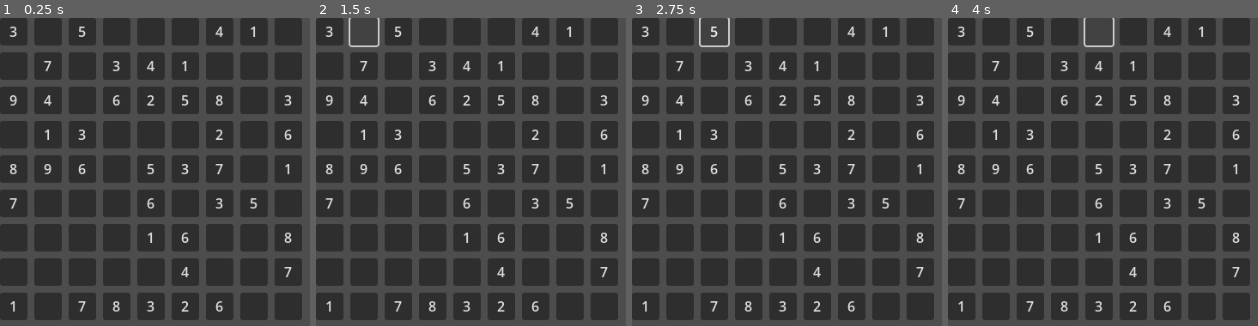
Above: before the commit, frames 1-4 (left to right).
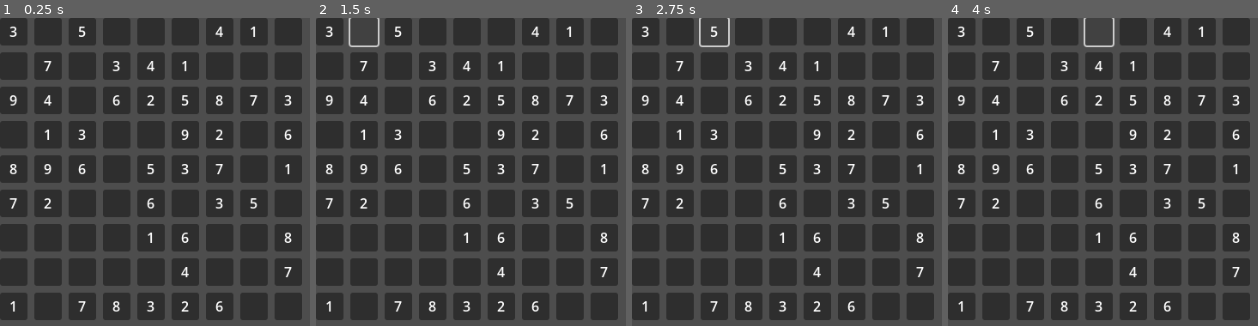
Above: after the commit, the same moments.

Repository: klaverse/sudoku
Game: Godot game, scene res://scenes/board.tscn
The game is run twice, just before and just after one commit, with the same random seed, the same clock (stepped at 60 frames per second) and the same inputs.
Inputs (mouse positions are in pixels of both pictures, inside the frame that each line leads up to):
- Up to frame 1 (0.25 s): no input
- Up to frame 2 (1.5 s): click "3" at 0.5 s; click (365, 30) at 1.27 s
- Up to frame 3 (2.75 s): click "5" at 2 s
- Up to frame 4 (4 s): click (1065, 30) at 2.77 s; click (1099, 30) at 3.52 s

The runs differ from the first frame. In frame 1, 0.8% of the frame differs, in the area x 3-94%, y 2-96%; in frame 2, 0.8%; in frame 3, 0.8%; in frame 4, 0.8%.

Commit message:
add wrong color

Diff:
--- a/project.godot
+++ b/project.godot
@@ -11,8 +11,8 @@
 [application]
 
 config/name="sudoku"
-run/main_scene="res://scenes/Board.tscn"
-config/features=PackedStringArray("4.3", "GL Compatibility")
+run/main_scene="res://scenes/board.tscn"
+config/features=PackedStringArray("4.4", "GL Compatibility")
 config/icon="res://icon.svg"
 
 [autoload]
--- a/scripts/board.gd
+++ b/scripts/board.gd
@@ -1,5 +1,7 @@
 extends Node2D
 class_name Board
+
+signal cell_selected(cell: Cell)
 
 @export var cell: PackedScene
 @onready var grid_container: GridContainer = $GridContainer
@@ -24,24 +26,26 @@
 var res_grid: Array = []
 
 var window_size = DisplayServer.window_get_size()
-
+var selected_cell: Cell = null
 # Called when the node enters the scene tree for the first time.
 func _ready() -> void:
 	init_board()
 	generate_grid()
 	apply_puzzle(Difficulty.EASY)
 	render()
+	connect("cell_selected", connect_cell)
 
-func _process(delta: float) -> void:
-	pass
+func connect_cell(cell: Cell) -> void:
+	selected_cell = cell
 
 func render() -> void:
 	for row in range(GRID_SIZE):
 		for col in range(GRID_SIZE):
-			var new_button: Button = cell.instantiate()
+			var new_button: Cell = cell.instantiate()
 			new_button.position = Vector2(col * 40, row * 40)
-			if res_grid[row][col] != 0:
-				new_button.text = str(res_grid[row][col])
+			if grid[row][col] != 0:
+				new_button.text = str(grid[row][col])
+			new_button.correct_value = res_grid[row][col]
 			add_child(new_button)
 
 func apply_puzzle(difficulty: Difficulty):
@@ -56,7 +60,7 @@
 		while res_grid[rnd_row][rnd_col] == 0:
 			rnd_col = rnd.randi_range(0, GRID_SIZE - 1)
 			rnd_row = rnd.randi_range(0, GRID_SIZE - 1)
-		res_grid[rnd_row][rnd_col] = 0
+		grid[rnd_row][rnd_col] = 0
 		total_hides -= 1
 
 func init_board() -> void:
--- a/scripts/cell_button.gd
+++ b/scripts/cell_button.gd
@@ -1,6 +1,8 @@
 extends Button
+class_name Cell
 
 var focus: bool = false
+var correct_value: int = 0
 
 # Called when the node enters the scene tree for the first time.
 func _ready() -> void:
@@ -9,7 +11,14 @@
 
 # Called every frame. 'delta' is the elapsed time since the previous frame.
 func _process(delta: float) -> void:
-	pass
+	if text != str(correct_value):
+		add_theme_color_override("font_color", Color.RED)
+		add_theme_color_override("font_focus_color", Color.RED)
+		add_theme_color_override("font_hover_color", Color.RED)
+	else:
+		add_theme_color_override("font_color", Color.WHITE)
+		add_theme_color_override("font_focus_color", Color.WHITE)
+		add_theme_color_override("font_hover_color", Color.WHITE)
 
 func _input(event: InputEvent) -> void:
 	if focus:
Not shown: 1 places in scenes/board.tscn that only renumber resources
Not shown: 1 places in scenes/cell_button.tscn that only renumber resources
Not shown, added: scripts/board.gd.uid
Not shown, added: scripts/cell_button.gd.uid
Not shown, added: scripts/game_manager.gd.uid
